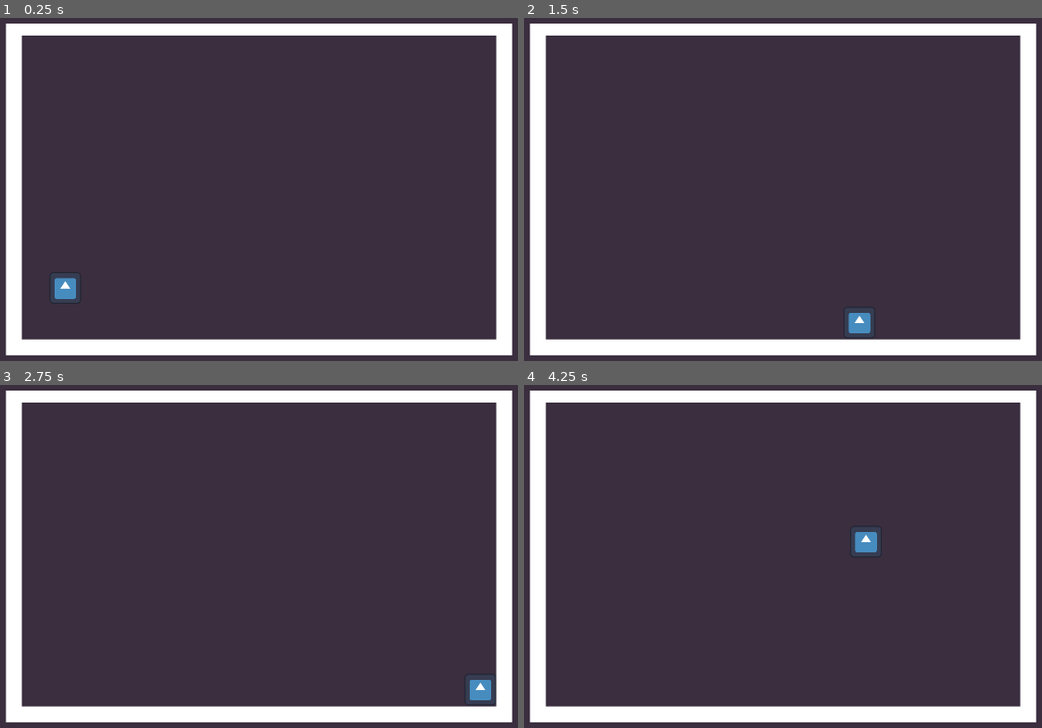
Above: before the commit, frames 1-4 (two rows, left to right).
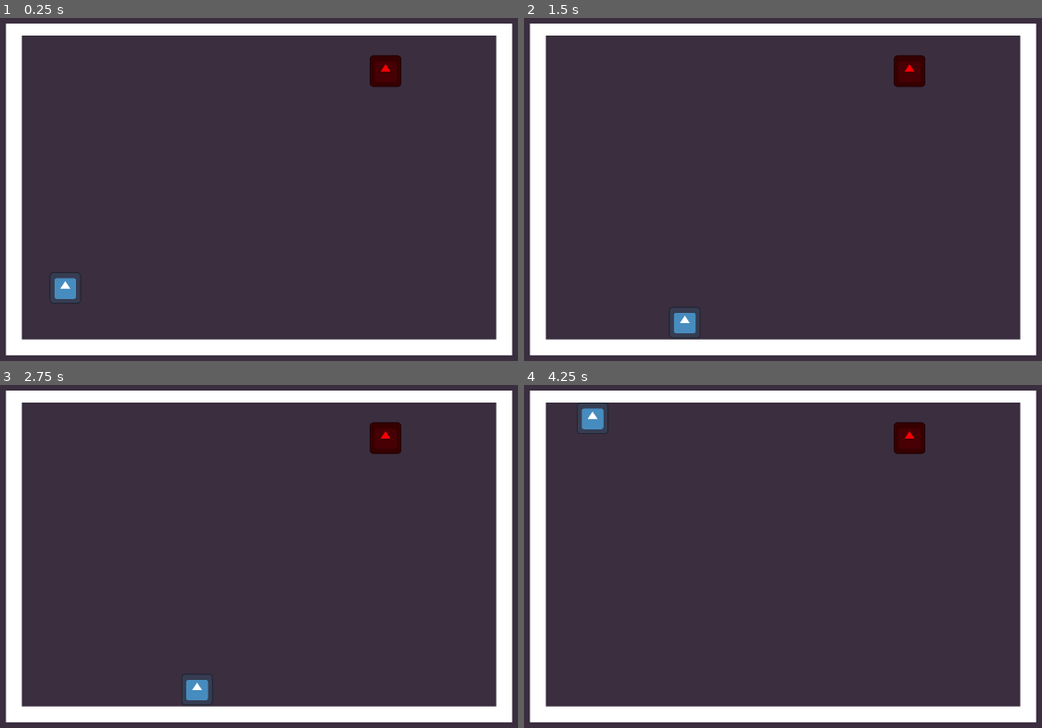
Above: after the commit, the same moments.

Repository: PhillypHenning/Artemis
Game: Godot game, scene res://scenes/Combat/combat_arena.tscn
Same seed, same stepped clock (60 frames per second), same inputs: the game is played once before the commit and once after it. The project has no main scene, so this scene is started directly. The engine's default icon, where the game draws it, is replaced by a stand-in: a white triangle on a blue panel in a dark square.
Inputs:
- Up to frame 1 (0.25 s): no input
- Up to frame 2 (1.5 s): tap Enter at 0.5 s; hold D (move_right) 0.53-1.28 s; tap Space (dodge) at 0.6 s; tap Shift (dash, bound only after the commit) at 0.8, 1.35 s; hold S (move_down) from 1.28 s (still down)
- Up to frame 3 (2.75 s): tap E (take_damage, bound only after the commit) at 1.55, 2.1 s; tap Space (dodge) at 2, 2.3 s; release S (move_down) at 2.03 s; hold D (move_right) from 2.03 s (still down)
- Up to frame 4 (4.25 s): release D (move_right) at 2.78 s; hold W (move_up) 2.78-3.53 s; tap 3 (attack_far) at 2.85 s; tap Shift (dash, bound only after the commit) at 3.05 s; hold A (move_left) from 3.53 s (still down); tap 2 (attack_medium) at 3.6 s; tap E (take_damage, bound only after the commit) at 3.8 s

The runs differ from the first frame. In frame 1, 0.6% of the frame differs, in the area x 71-78%, y 10-21%; in frame 2, 1.1%; in frame 3, 1.1%; in frame 4, 1.2%, in the area x 10-78%, y 5-51%.

Commit message:
Target dummy added

Diff:
--- a/project.godot
+++ b/project.godot
@@ -65,6 +65,16 @@
 "events": [Object(InputEventKey,"resource_local_to_scene":false,"resource_name":"","device":-1,"window_id":0,"alt_pressed":false,"shift_pressed":false,"ctrl_pressed":false,"meta_pressed":false,"pressed":false,"keycode":0,"physical_keycode":51,"key_label":0,"unicode":51,"echo":false,"script":null)
 ]
 }
+dash={
+"deadzone": 0.5,
+"events": [Object(InputEventKey,"resource_local_to_scene":false,"resource_name":"","device":-1,"window_id":0,"alt_pressed":false,"shift_pressed":false,"ctrl_pressed":false,"meta_pressed":false,"pressed":false,"keycode":0,"physical_keycode":4194325,"key_label":0,"unicode":0,"echo":false,"script":null)
+]
+}
+take_damage={
+"deadzone": 0.5,
+"events": [Object(InputEventKey,"resource_local_to_scene":false,"resource_name":"","device":-1,"window_id":0,"alt_pressed":false,"shift_pressed":false,"ctrl_pressed":false,"meta_pressed":false,"pressed":false,"keycode":0,"physical_keycode":69,"key_label":0,"unicode":101,"echo":false,"script":null)
+]
+}
 
 [layer_names]
 
--- a/scenes/Combat/combat_arena.tscn
+++ b/scenes/Combat/combat_arena.tscn
@@ -1,7 +1,8 @@
-[gd_scene load_steps=7 format=3 uid="uid://drrfk1gcr4ujm"]
+[gd_scene load_steps=8 format=3 uid="uid://drrfk1gcr4ujm"]
 
 [ext_resource type="Texture2D" uid="uid://rpa10nbehg0v" path="res://graphics/background/bg.png" id="1_61bhp"]
 [ext_resource type="PackedScene" uid="uid://bch1inx7rhsor" path="res://scenes/Combat/player_controlled_creature.tscn" id="2_x7vg8"]
+[ext_resource type="PackedScene" uid="uid://c8cdet8dkmps6" path="res://scenes/Combat/target_dummy.tscn" id="3_rwrr2"]
 
 [sub_resource type="RectangleShape2D" id="RectangleShape2D_nbob1"]
 size = Vector2(32, 657)
@@ -80,3 +81,6 @@
 
 [node name="PlayerControlledCreature" parent="." instance=ExtResource("2_x7vg8")]
 position = Vector2(344, 664)
+
+[node name="TargetDummy" parent="." instance=ExtResource("3_rwrr2")]
+position = Vector2(992, 224)
--- a/scenes/Combat/player_controlled_creature.tscn
+++ b/scenes/Combat/player_controlled_creature.tscn
@@ -29,13 +29,18 @@
 
 [node name="Timers" type="Node" parent="."]
 
-[node name="DodgeLockTimer" type="Timer" parent="Timers"]
-wait_time = 0.1
+[node name="DashLockTimer" type="Timer" parent="Timers"]
+wait_time = 0.25
 one_shot = true
 
 [node name="AttackLockTimer" type="Timer" parent="Timers"]
+wait_time = 5.0
+one_shot = true
+
+[node name="DodgeLockTimer" type="Timer" parent="Timers"]
 wait_time = 0.25
 one_shot = true
 
+[connection signal="timeout" from="Timers/DashLockTimer" to="." method="_on_dash_lock_timer_timeout"]
+[connection signal="timeout" from="Timers/AttackLockTimer" to="." method="_on_attack_lock_timer_timeout"]
 [connection signal="timeout" from="Timers/DodgeLockTimer" to="." method="_on_dodge_lock_timer_timeout"]
-[connection signal="timeout" from="Timers/AttackLockTimer" to="." method="_on_attack_lock_timer_timeout"]
--- /dev/null
+++ b/scenes/Combat/target_dummy.tscn
@@ -0,0 +1,27 @@
+[gd_scene load_steps=4 format=3 uid="uid://c8cdet8dkmps6"]
+
+[ext_resource type="Texture2D" uid="uid://bgjksahkabcfy" path="res://icon.svg" id="1_ol3m8"]
+[ext_resource type="Script" path="res://scripts/Combat/Combat_Creatures/target_dummy.gd" id="1_ttclq"]
+
+[sub_resource type="RectangleShape2D" id="RectangleShape2D_xnifc"]
+size = Vector2(64, 64)
+
+[node name="TargetDummy" type="CharacterBody2D"]
+script = ExtResource("1_ttclq")
+metadata/_edit_group_ = true
+
+[node name="Sprite2D" type="Sprite2D" parent="."]
+modulate = Color(1, 0, 0.0156863, 1)
+scale = Vector2(0.5, 0.5)
+texture = ExtResource("1_ol3m8")
+
+[node name="CollisionShape2D" type="CollisionShape2D" parent="."]
+shape = SubResource("RectangleShape2D_xnifc")
+
+[node name="Timers" type="Node" parent="."]
+
+[node name="HealTimer" type="Timer" parent="Timers"]
+wait_time = 10.0
+one_shot = true
+
+[connection signal="timeout" from="Timers/HealTimer" to="." method="_on_heal_timer_timeout"]
--- a/scripts/Combat/Combat_Creatures/player_controlled_creature.gd
+++ b/scripts/Combat/Combat_Creatures/player_controlled_creature.gd
@@ -7,24 +7,21 @@
 # Called when the node enters the scene tree for the first time.
 func _ready() -> void:
 	super._ready()
-	combat_creature_speed = speed
-	combat_creature_health = health
-	combat_creature_stamina = stamina
+	_handle_initial_stat_set(health, stamina, speed)
 
 # Called every frame. 'delta' is the elapsed time since the previous frame.
 func _process(_delta: float) -> void:
 	_handle_character_movement()
+	_handle_character_movement_ability()
 	_handle_character_attack()
 
 func _handle_character_movement() -> void:
-	if !character_is_dodging:
-		var direction = Input.get_vector("move_left", "move_right", "move_up", "move_down")
-		if Input.is_action_just_pressed("dodge"):
-			_combat_creature_dodge(direction)
-		else:
-			_combat_creature_basic_movement(direction)
-	if character_is_dodging:
-		_combat_creature_dodge(Vector2(0,0))
+	var direction = Input.get_vector("move_left", "move_right", "move_up", "move_down")
+	_combat_creature_basic_movement(direction)
+
+func _handle_character_movement_ability() -> void:
+	if Input.is_action_just_pressed("dodge"): _combat_creature_handle_movement_ability("dodge")
+	elif Input.is_action_just_pressed("dash"): _combat_creature_handle_movement_ability("dash")
 
 func _handle_character_attack() -> void:
 	if Input.is_action_just_pressed("attack_near"):
--- /dev/null
+++ b/scripts/Combat/Combat_Creatures/target_dummy.gd
@@ -0,0 +1,23 @@
+extends CombatCreatureBaseClass
+
+@export var health: 	int = 10
+@export var stamina: 	int = 10
+@export var speed: 		int = 400
+
+var target_dummy_has_taken_damage: bool = false
+
+# Called when the node enters the scene tree for the first time.
+func _ready() -> void:
+	super._ready()
+	_handle_initial_stat_set(health, stamina, speed)
+
+func _process(_delta: float) -> void:
+	if Input.is_action_just_pressed("take_damage"):
+		_combat_creature_take_damage(1)
+		if !target_dummy_has_taken_damage:
+			target_dummy_has_taken_damage = true
+			$Timers/HealTimer.start()
+
+func _on_heal_timer_timeout():
+	target_dummy_has_taken_damage = false
+	combat_creature_current_health = combat_creature_max_health
--- a/scripts/Combat/combat_creature_base_class.gd
+++ b/scripts/Combat/combat_creature_base_class.gd
@@ -2,21 +2,59 @@
 
 extends CharacterBody2D
 
-var combat_creature_health: int = 0:
+var combat_creature_initial_health: int = 0:
 	set(value):
-		combat_creature_health = value
+		combat_creature_initial_health = value
 	get:
-		return combat_creature_health
-var combat_creature_stamina: int = 0:
+		return combat_creature_initial_health
+var combat_creature_max_health: int = 0:
 	set(value):
-		combat_creature_stamina = value
+		combat_creature_max_health = value
 	get:
-		return combat_creature_stamina
-var combat_creature_speed: int = 0:
+		return combat_creature_max_health
+var combat_creature_current_health: int = 0:
 	set(value):
-		combat_creature_speed = value
+		combat_creature_current_health = value
 	get:
-		return combat_creature_speed
+		return combat_creature_current_health
+
+var combat_creature_initial_stamina: int = 0:
+	set(value):
+		combat_creature_initial_stamina = value
+	get:
+		return combat_creature_initial_stamina
+var combat_creature_max_stamina: int = 0:
+	set(value):
+		combat_creature_max_stamina = value
+	get:
+		return combat_creature_max_stamina
+var combat_creature_current_stamina: int = 0:
+	set(value):
+		combat_creature_current_stamina = value
+	get:
+		return combat_creature_current_stamina
+
+var combat_creature_initial_speed: int = 0:
+	set(value):
+		combat_creature_initial_speed = value
+	get:
+		return combat_creature_initial_speed
+var combat_creature_max_speed: int = 0:
+	set(value):
+		combat_creature_max_speed = value
+	get:
+		return combat_creature_max_speed
+var combat_creature_current_speed: int = 0:
+	set(value):
+		combat_creature_current_speed = value
+	get:
+		return combat_creature_current_speed
+
+
+# HEALTH
+var character_has_iframes: bool = false
+var character_damage_cooldown: bool = false
+var character_damage_lock_timer: Timer
 
 # ATTACKING
 var marker_close: Marker2D
@@ -24,25 +62,43 @@
 var marker_far: Marker2D
 var character_is_attacking: bool = false
 
-# DODGING
+# MOVEMENT ABILITIES
+var character_last_known_direction: Vector2
+var character_is_using_movement_ability: bool = false
+## DODGING
 var character_is_dodging: bool = false
-var dodge_direction: Vector2
+
+## DASHING
+var character_is_dashing: bool = false
+var dash_direction: Vector2
 
 # Called when the node enters the scene tree for the first time.
 func _ready() -> void:
-	marker_close = $Markers/MarkerClose; assert(marker_close != null, "marker_close wasn't found in player scene tree")
-	marker_medium = $Markers/MarkerMedium; assert(marker_medium != null, "marker_medium wasn't found in player scene tree")
-	marker_far = $Markers/MarkerFar; assert(marker_far != null, "marker_far wasn't found in player scene tree")
+	_combat_creature_setup_damage_lock_timer()
 
-# Called every frame. 'delta' is the elapsed time since the previous frame.
-func _process(_delta: float) -> void:
-	pass
+func _handle_initial_stat_set(health: int, stamina: int, speed: int) -> void:
+	combat_creature_initial_health = health
+	combat_creature_max_health = health
+	combat_creature_current_health = health
+
+	combat_creature_initial_stamina = stamina
+	combat_creature_max_stamina = stamina
+	combat_creature_current_stamina = stamina
+
+	combat_creature_initial_speed = speed
+	combat_creature_max_speed = speed
+	combat_creature_current_speed = speed
 
 # BASIC MOVEMENT
 func _combat_creature_basic_movement(direction: Vector2) -> void:
-	#var direction = Input.get_vector("move_left", "move_right", "move_up", "move_down")
-	velocity = direction * combat_creature_speed
-	move_and_slide()
+	character_last_known_direction = direction
+	velocity = direction * combat_creature_current_speed
+	if character_is_dashing:
+		_combat_creature_continue_dash()
+	elif character_is_dodging:
+		pass
+	else:
+		move_and_slide()
 
 # ATTACKING
 func _combat_creature_attack_at_marker_range(range: String) -> void:
@@ -60,18 +116,56 @@
 func _on_attack_lock_timer_timeout():
 	character_is_attacking = false
 
-# DODGING
-func _combat_creature_dodge(direction: Vector2) -> void:
+# MOVEMENT ABILITIES
+func _combat_creature_handle_movement_ability(ability: String) -> void:
+	if !character_is_using_movement_ability:
+		character_is_using_movement_ability = true
+		match ability:
+			"dodge":
+				_combat_creature_dodge()
+			"dash":
+				_combat_creature_dash(character_last_known_direction)
+
+## DASHING
+func _combat_creature_dash(direction: Vector2) -> void:
+	if !character_is_dashing:
+		$Timers/DashLockTimer.start()
+		character_is_dashing = true
+		dash_direction = direction
+
+func _combat_creature_continue_dash() -> void:
+	velocity = dash_direction * (combat_creature_current_speed * 5)
+	move_and_slide()
+
+func _on_dash_lock_timer_timeout():
+	character_is_dashing = false
+	character_is_using_movement_ability = false
+
+## DODGING
+func _combat_creature_dodge() -> void:
 	if !character_is_dodging:
 		$Timers/DodgeLockTimer.start()
 		character_is_dodging = true
-		dodge_direction = direction
-
-	_combat_creature_continue_dodge()
-
-func _combat_creature_continue_dodge() -> void:
-	velocity = dodge_direction * (combat_creature_speed * 5)
-	move_and_slide()
+		character_has_iframes = true
 
 func _on_dodge_lock_timer_timeout():
 	character_is_dodging = false
+	character_is_using_movement_ability = false
+	character_has_iframes = false
+
+# HEALTH
+func _combat_creature_take_damage(amount_of_incoming_damage: int):
+	if !character_has_iframes and !character_damage_cooldown:
+		combat_creature_current_health -= amount_of_incoming_damage
+		character_damage_cooldown = true
+		character_damage_lock_timer.start()
+
+func _combat_creature_setup_damage_lock_timer() -> void:
+	character_damage_lock_timer = Timer.new()
+	character_damage_lock_timer.one_shot = true
+	character_damage_lock_timer.wait_time = 1
+	character_damage_lock_timer.connect("timeout", self._on_damage_lock_timer_timeout)
+	$Timers.add_child(character_damage_lock_timer)
+
+func _on_damage_lock_timer_timeout():
+	character_damage_cooldown = false
